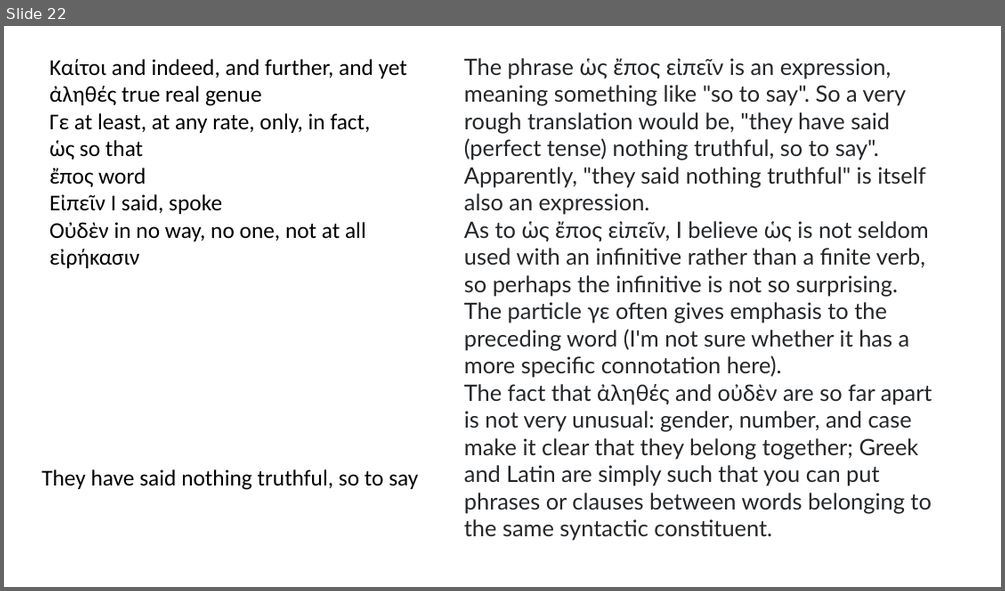
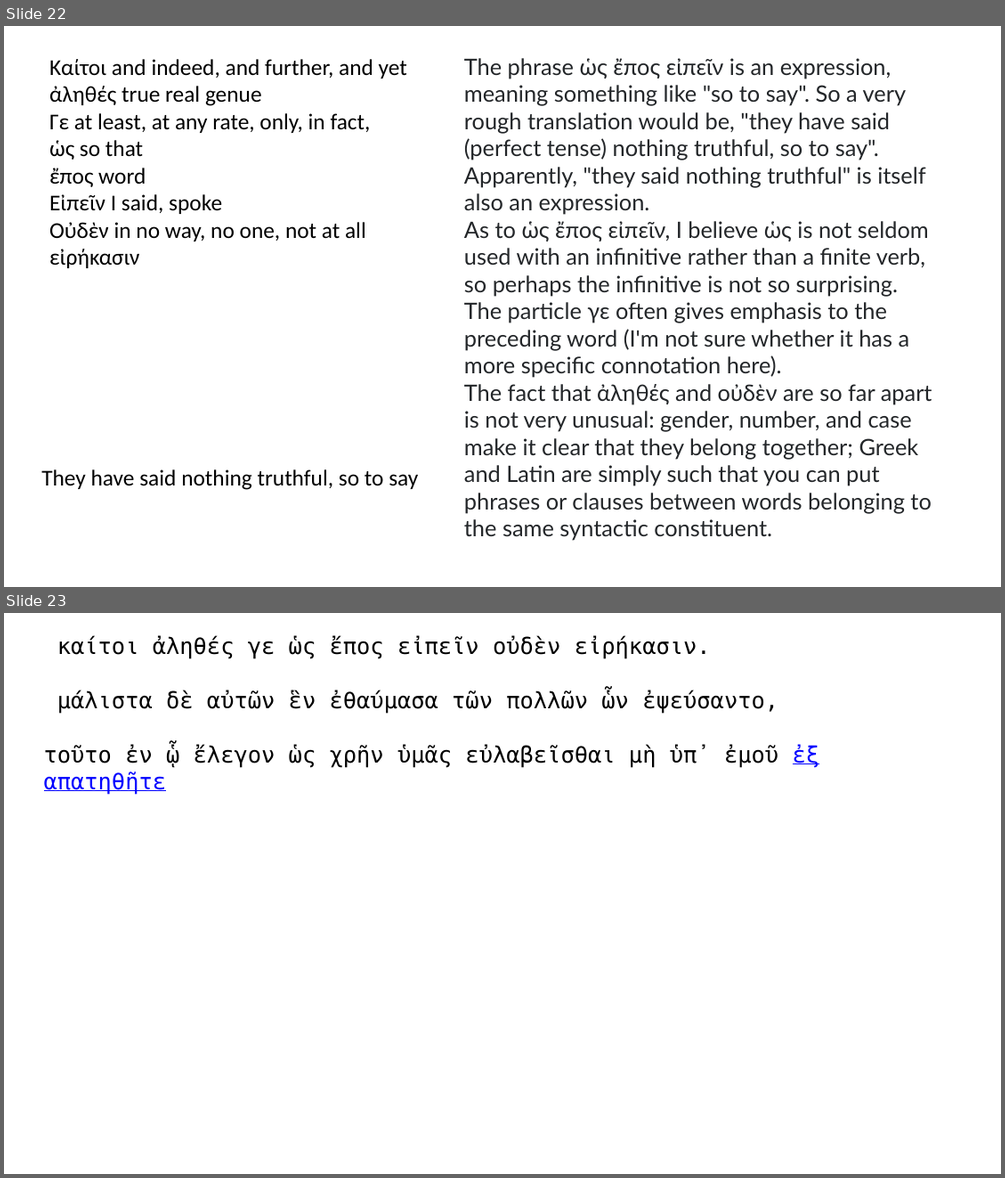
Before and after one commit to kommunikativenHandelns/Hellenike, a slide deck: plato_apology.odp. Shown one above the other, each under a label of ours: slide 22 before the commit, slides 22 and 23 after it. The pictures are 1005x591 and 1005x1178 pixels, drawn with LibreOffice and Linux fonts; fonts in the diff are those of the drawing. Boxes give left, top, right and bottom in pixels: in the first picture for what was removed or moved away, otherwise in the second. Text is boxed around its words. In the diff, an @@ line names an element or a change of style, - is before the commit and + after.

```diff
--- a/plato_apology.odp
+++ b/plato_apology.odp
@@ slide 23 added at [4,613,1001,1174], background #FFFFFF @@
@@ free added at [35,627,841,772], 18 pt, text #000000 @@
+καίτοι ἀληθές γε ὡς ἔπος εἰπεῖν οὐδὲν εἰρήκασιν.
+μάλιστα δὲ αὐτῶν ἓν ἐθαύμασα τῶν πολλῶν ὧν ἐψεύσαντο,
+τοῦτο ἐν ᾧ ἔλεγον ὡς χρῆν ὑμᾶς εὐλαβεῖσθαι μὴ ὑπ᾽ ἐμοῦ ἐξαπατηθῆτε
```
Also in this commit, not shown: 1 slide changed, 7 other slides added, 1 other file.
